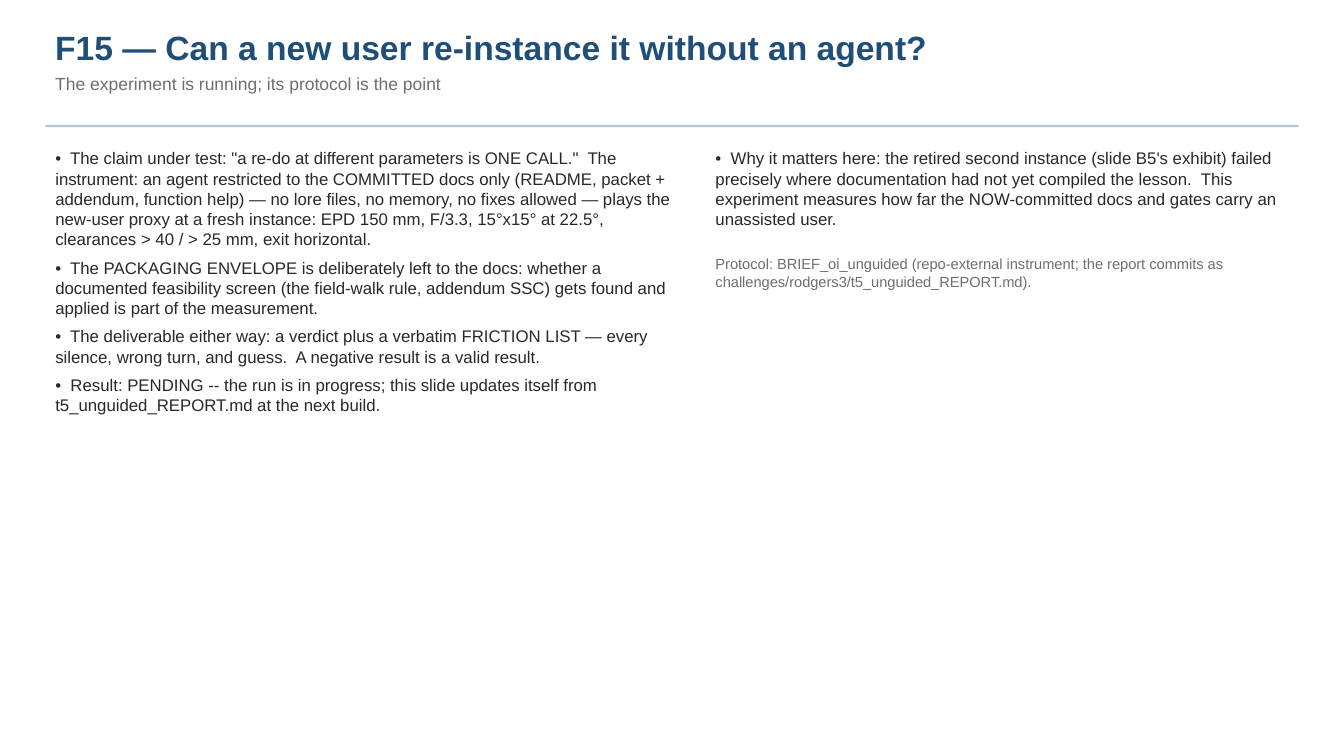
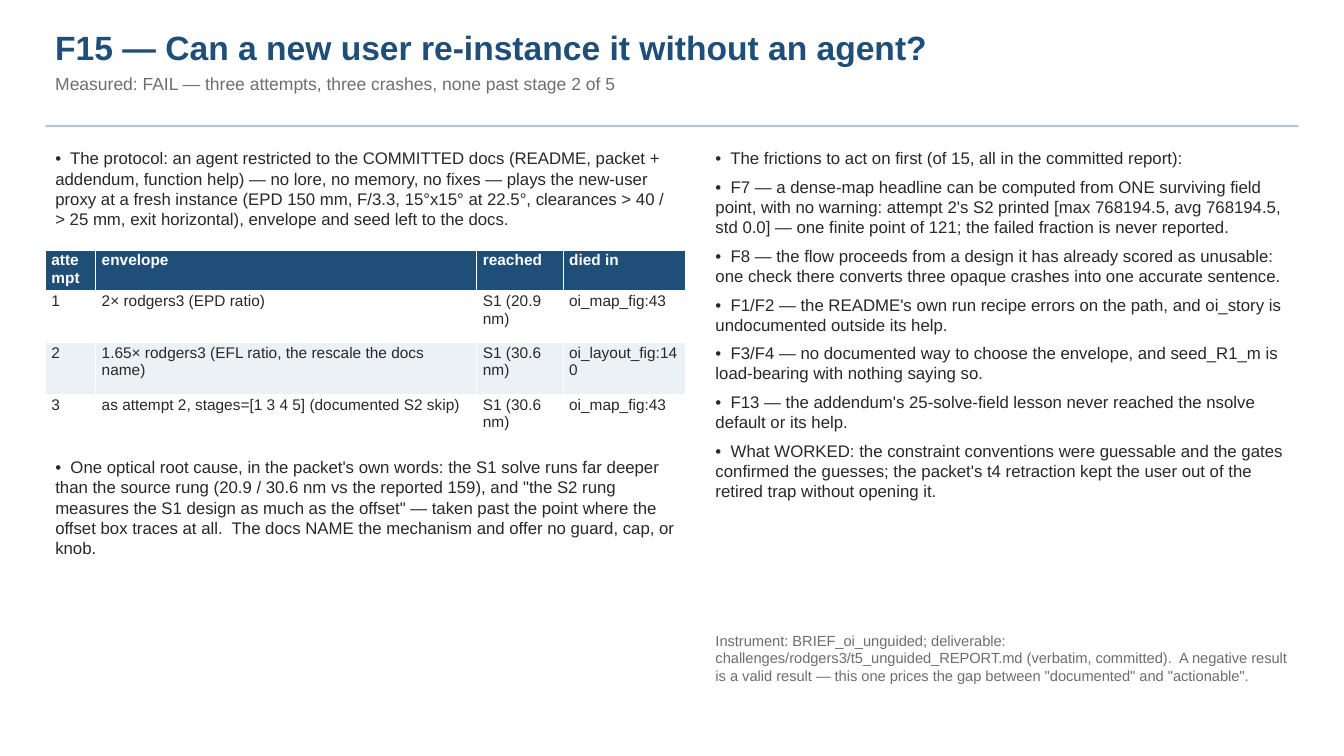
Before and after one commit to nasa-jpl/MACOS_resources, a slide deck: slide 16 of mmacos/challenges/rodgers3/deck_rodgers3_walk.pptx. Drawn at 1344x756 pixels with LibreOffice and Linux fonts; fonts in the diff are those of the drawing. Boxes give left, top, right and bottom in pixels: in the first picture for what was removed or moved away, otherwise in the second. Text is boxed around its words. In the diff, an @@ line names an element or a change of style, - is before the commit and + after.

```diff
--- a/mmacos/challenges/rodgers3/deck_rodgers3_walk.pptx
+++ b/mmacos/challenges/rodgers3/deck_rodgers3_walk.pptx
@@ text at [55, 77, 615, 94]: text changed @@
-The experiment is running; its protocol is the point
+Measured: FAIL — three attempts, three crashes, none past stage 2 of 5
@@ text at [55, 152, 655, 229]: text changed @@
-• The claim under test: "a re-do at different parameters is ONE CALL." The instrument: an agent restricted to the COMMITTED docs only (README, packet + addendum, function help) — no lore files, no memory, no fixes allowed — plays the new-user proxy at a fresh instance: EPD 150 mm, F/3.3, 15°x15° at 22.5°, clearances > 40 / > 25 mm, exit horizontal.
-• The PACKAGING ENVELOPE is deliberately left to the docs: whether a documented feasibility screen (the field-walk rule, addendum SSC) gets found and applied is part of the measurement.
-• The deliverable either way: a verdict plus a verbatim FRICTION LIST — every silence, wrong turn, and guess. A negative result is a valid result.
-• Result: PENDING -- the run is in progress; this slide updates itself from t5_unguided_REPORT.md at the next build.
+• The protocol: an agent restricted to the COMMITTED docs (README, packet + addendum, function help) — no lore, no memory, no fixes — plays the new-user proxy at a fresh instance (EPD 150 mm, F/3.3, 15°x15° at 22.5°, clearances > 40 / > 25 mm, exit horizontal), envelope and seed left to the docs.
@@ text at [715, 152, 1282, 501]: text changed @@
-• Why it matters here: the retired second instance (slide B5's exhibit) failed precisely where documentation had not yet compiled the lesson. This experiment measures how far the NOW-committed docs and gates carry an unassisted user.
+• The frictions to act on first (of 15, all in the committed report):
+• F7 — a dense-map headline can be computed from ONE surviving field point, with no warning: attempt 2's S2 printed [max 768194.5, avg 768194.5, std 0.0] — one finite point of 121; the failed fraction is never reported.
+• F8 — the flow proceeds from a design it has already scored as unusable: one check there converts three opaque crashes into one accurate sentence.
+• F1/F2 — the README's own run recipe errors on the path, and oi_story is undocumented outside its help.
+• F3/F4 — no documented way to choose the envelope, and seed_R1_m is load-bearing with nothing saying so.
+• F13 — the addendum's 25-solve-field lesson never reached the nsolve default or its help.
+• What WORKED: the constraint conventions were guessable and the gates confirmed the guesses; the packet's t4 retraction kept the user out of the retired trap without opening it.
@@ table added at [45, 250, 686, 436], 4 rows, 4 columns @@
+attempt | envelope | reached | died in
+1 | 2× rodgers3 (EPD ratio) | S1 (20.9 nm) | oi_map_fig:43
+2 | 1.65× rodgers3 (EFL ratio, the rescale the docs name) | S1 (30.6 nm) | oi_layout_fig:140
+3 | as attempt 2, stages=[1 3 4 5] (documented S2 skip) | S1 (30.6 nm) | oi_map_fig:43
@@ text removed at [715, 258, 1223, 290] @@
-Protocol: BRIEF_oi_unguided (repo-external instrument; the report commits as challenges/rodgers3/t5_unguided_REPORT.md).
@@ text added at [55, 461, 674, 554], 12 pt, text #282828 @@
+• One optical root cause, in the packet's own words: the S1 solve runs far deeper than the source rung (20.9 / 30.6 nm vs the reported 159), and "the S2 rung measures the S1 design as much as the offset" — taken past the point where the offset box traces at all. The docs NAME the mechanism and offer no guard, cap, or knob.
@@ text added at [715, 635, 1287, 684], 10.5 pt, text #6E6E6E @@
+Instrument: BRIEF_oi_unguided; deliverable: challenges/rodgers3/t5_unguided_REPORT.md (verbatim, committed). A negative result is a valid result — this one prices the gap between "documented" and "actionable".
```
Also in this commit, not shown: 1 other slide changed, 2 other files.
